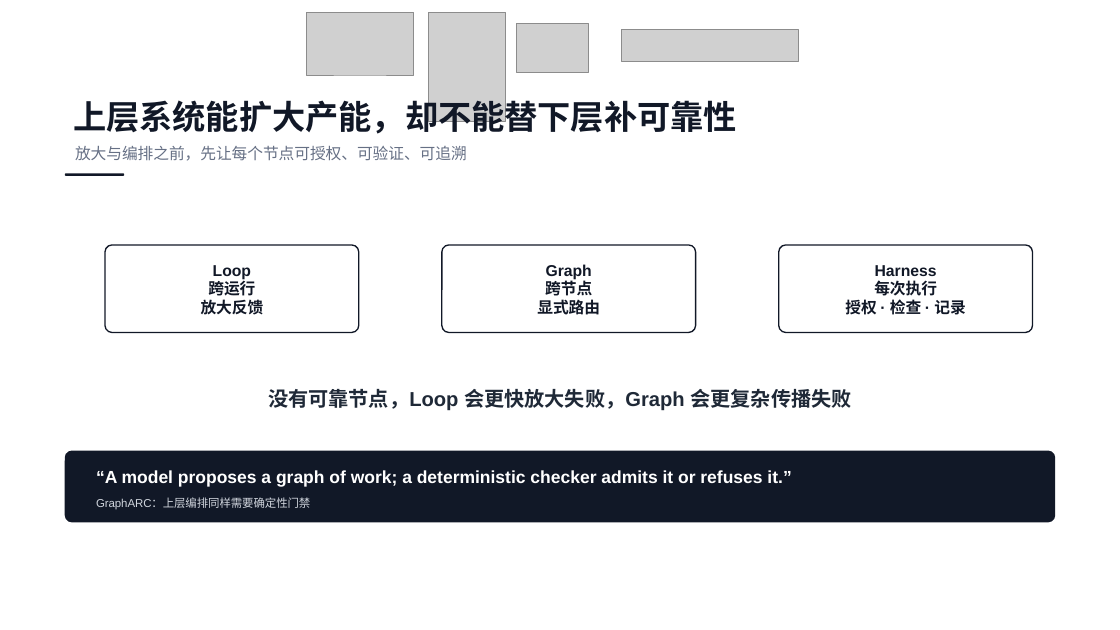
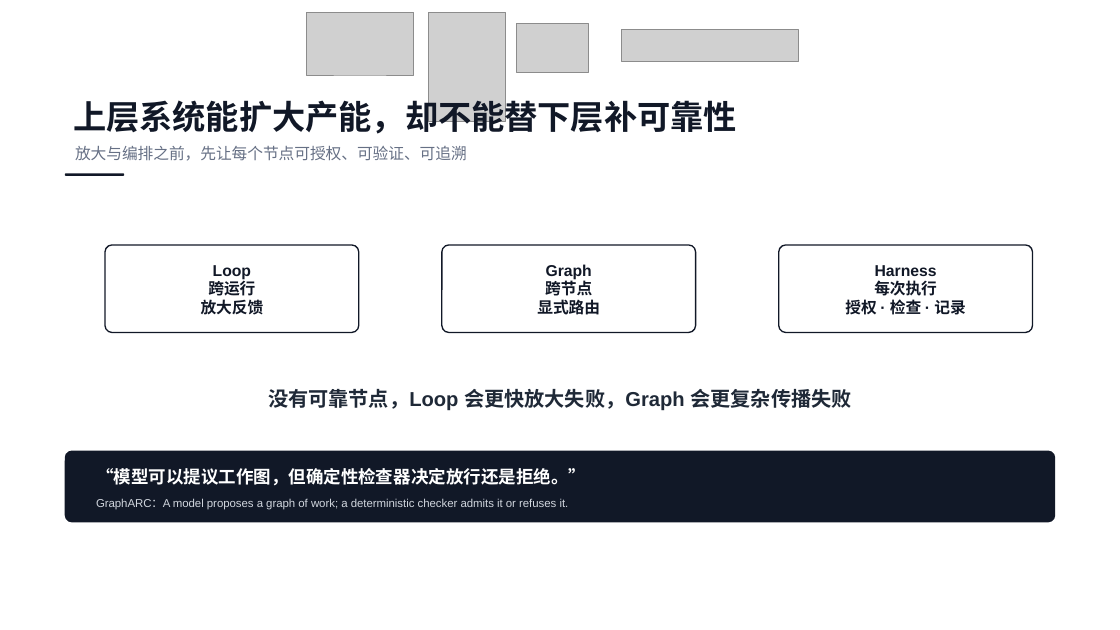
Before and after one commit to ethan-jiang-1/ai_dev_sdlc_aidc, a slide deck: slide 13 of talk-ai-coding-evolution/05_output/v3/OPC航海指南-harness-v3.pptx. Drawn at 1120x630 pixels with LibreOffice and Linux fonts; fonts in the diff are those of the drawing; grey boxes stand for pictures. Boxes give left, top, right and bottom in pixels: in the first picture for what was removed or moved away, otherwise in the second. Text is boxed around its words. In the diff, an @@ line names an element or a change of style, - is before the commit and + after.

```diff
--- a/talk-ai-coding-evolution/05_output/v3/OPC航海指南-harness-v3.pptx
+++ b/talk-ai-coding-evolution/05_output/v3/OPC航海指南-harness-v3.pptx
@@ text added at (96, 468, 586, 486), 15 pt, text #FFFFFF, bold @@
+“模型可以提议工作图，但确定性检查器决定放行还是拒绝。”
@@ text at (96, 499, 569, 510): text changed; size 15 to 9.8 pt; text colour #FFFFFF to #D0D5DD; bold off @@
-“A model proposes a graph of work; a deterministic checker admits it or refuses it.”
+GraphARC：A model proposes a graph of work; a deterministic checker admits it or refuses it.
@@ text removed at (96, 499, 310, 509) @@
-GraphARC：上层编排同样需要确定性门禁
```
Also in this commit, not shown: 17 other slides changed, 2 slides added, 2 slides removed, 2 other files.
